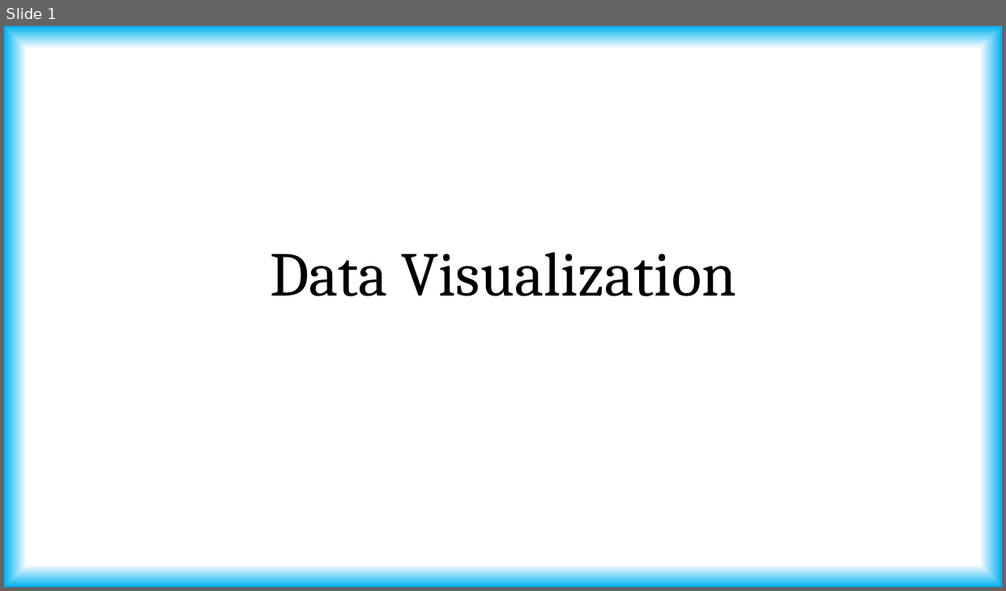
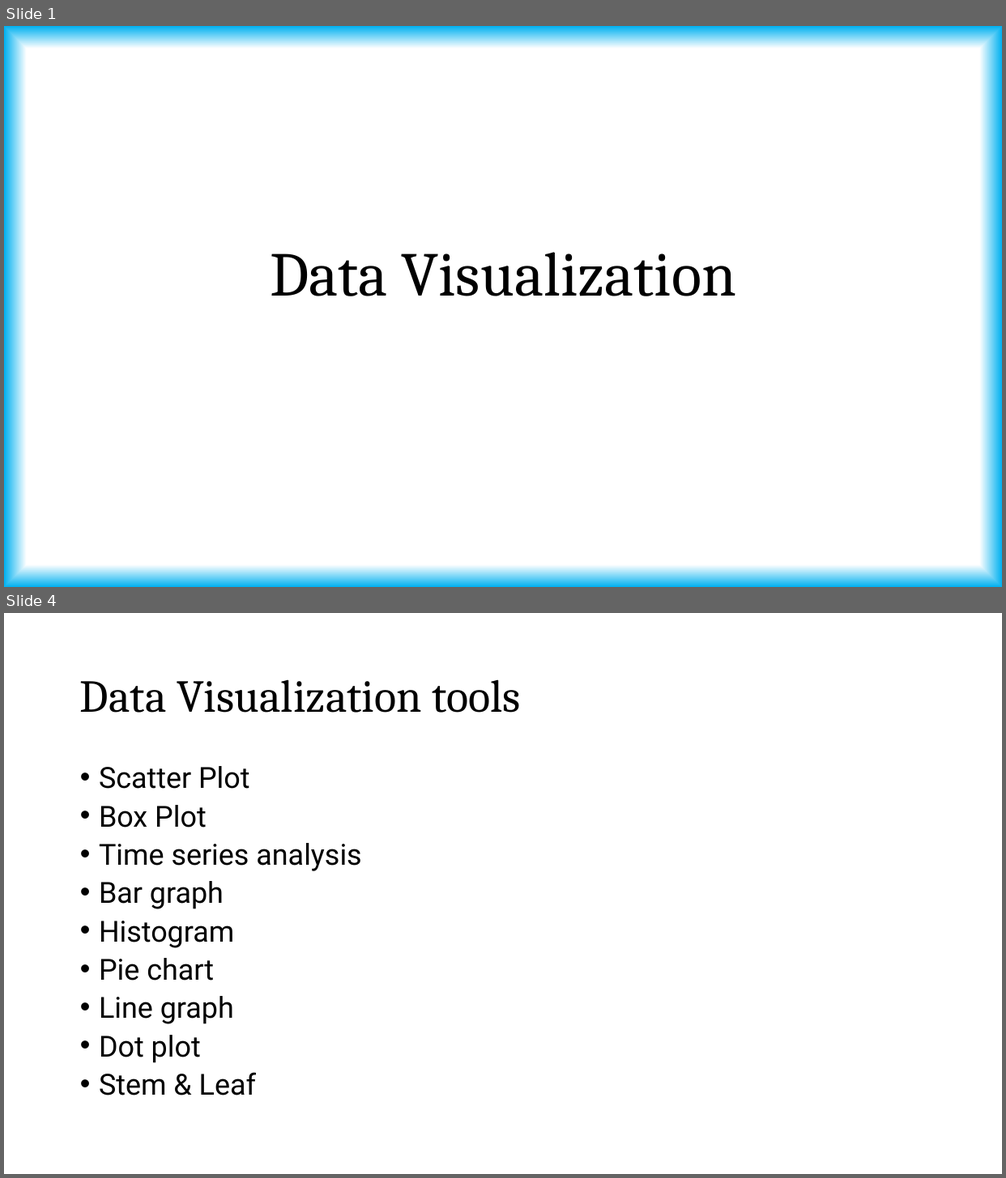
Before and after one commit to tanmoyie/Applied-Statistics, a slide deck: Introduction to Data Visualization with Python.pptx. Shown one above the other, each under a label of ours: slide 1 before the commit, slides 1 and 4 after it; the slides between them are not shown. The pictures are 1006x591 and 1006x1178 pixels, drawn with LibreOffice and Linux fonts; fonts in the diff are those of the drawing. Boxes give left, top, right and bottom in pixels: in the first picture for what was removed or moved away, otherwise in the second. Text is boxed around its words. In the diff, an @@ line names an element or a change of style, - is before the commit and + after.

```diff
--- a/Introduction to Data Visualization with Python.pptx
+++ b/Introduction to Data Visualization with Python.pptx
@@ slide 4 added at (4,613,1002,1174), background #FFFFFF @@
@@ title added at (80,679,521,713), 44 pt, text #000000 @@
+Data Visualization tools
@@ text added at (99,766,361,1096), 28 pt, text #000000 @@
+• Scatter Plot
+• Box Plot
+• Time series analysis
+• Bar graph
+• Histogram
+• Pie chart
+• Line graph
+• Dot plot
+• Stem & Leaf
```
Also in this commit, not shown: 1 slide changed, 3 other slides added, 2 other files.
